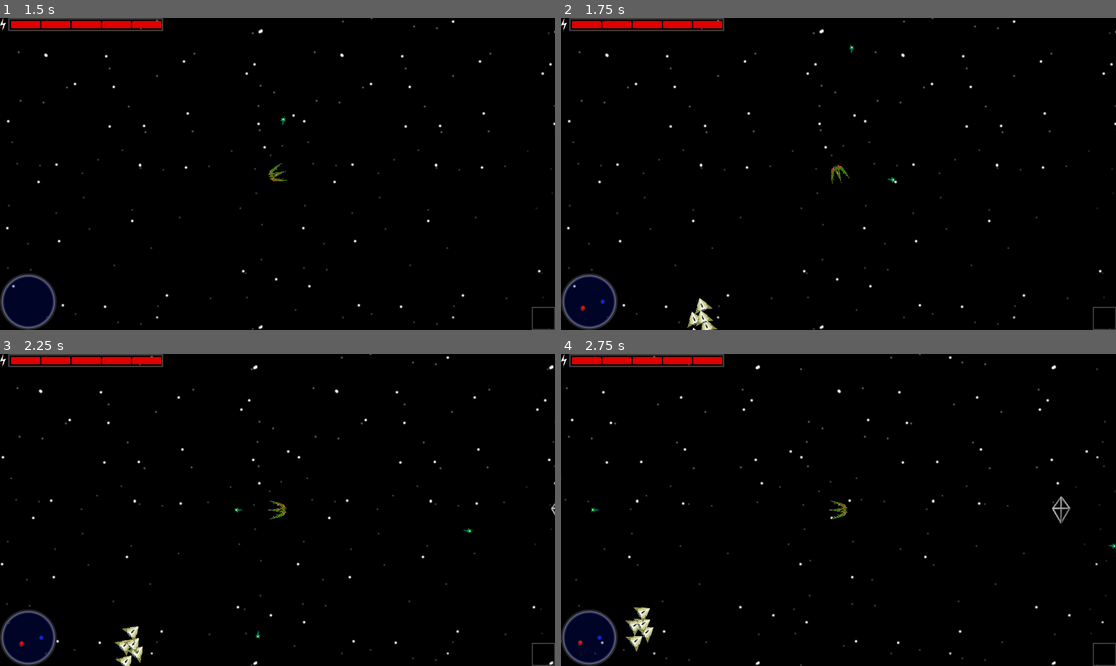
Above: before the commit, frames 1-4 (two rows, left to right).
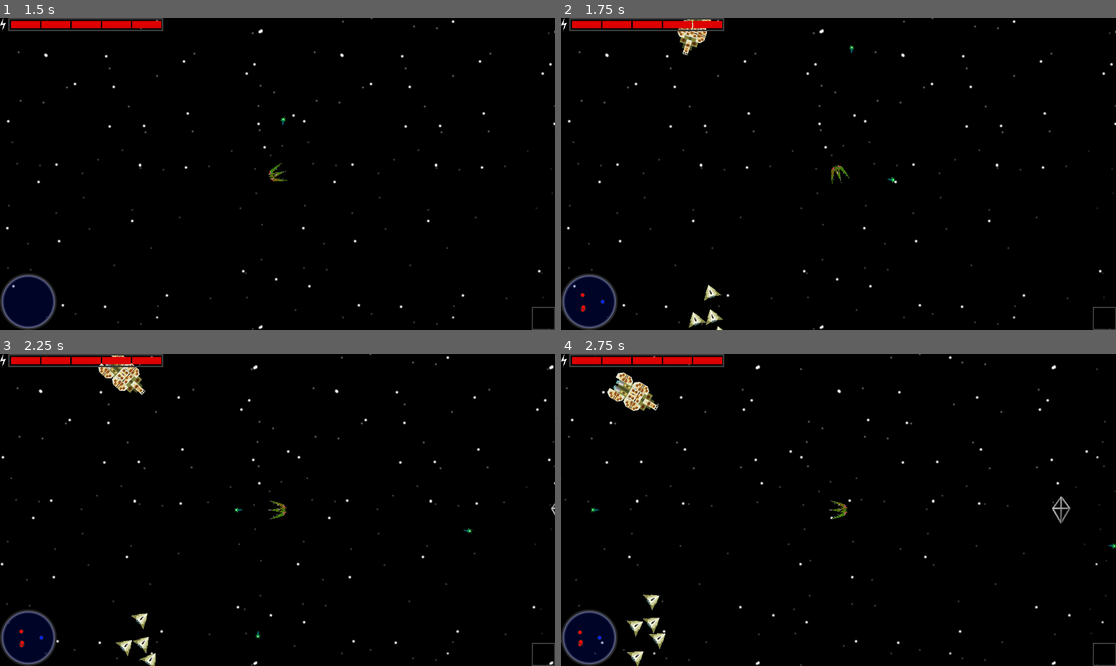
Above: after the commit, the same moments.

Repository: intrepidhero-coder/gameoff2021
Game: Godot game, scene res://scenes/main.tscn
The game is run twice, just before and just after one commit, with the same random seed, the same clock (stepped at 60 frames per second) and the same inputs.
Inputs:
- Up to frame 1 (1.5 s): click "Test Mode" at 0.5 s; tap Enter at 1.25 s; hold Right (right) from 1.28 s (still down); hold Space (action) from 1.28 s (still down)
- Up to frame 2 (1.75 s): keep holding Right (right); keep holding Space (action)
- Up to frame 3 (2.25 s): release Right (right) at 2.03 s; release Space (action) at 2.03 s; hold Down (down) from 2.03 s (still down); tap Space (action) at 2.1 s
- Up to frame 4 (2.75 s): keep holding Down (down)

Frame 1 is identical in both runs. In frame 2, 0.7% of the frame differs, in the area x 3-30%, y 0-100%; in frame 3, 1.1%; in frame 4, 1.3%, in the area x 3-19%, y 5-100%.

Commit message:
Added a separate test mission. New sound efx for LittleDr

Diff:
--- /dev/null
+++ b/missions/testmission.gd
@@ -0,0 +1,72 @@
+const QUEEN = 1
+const PLAYER = 2
+var name = "On Patrol"
+var win =  {
+	"group": "beta",
+	"state": "dead",
+}
+
+var events = [
+	{
+		"after": {"time": 0},
+		"groups": ["neutral"],
+		"kind": "spawn",
+		"scene": "Beacon",
+		"number": 1,
+		"position": Vector2(1000, 0),
+		"action": "player_target",
+		"triggered": false
+	},
+	{
+		"after": {"time": 0},
+		"groups": ["alpha", "baddies"],
+		"kind": "spawn",
+		"scene": "Baddie",
+		"number": 5,
+		"position": Vector2(-500, 500),
+		"triggered": false
+	},
+		{
+		"after": {"time": 0},
+		"groups": ["gamma", "baddies"],
+		"kind": "spawn",
+		"scene": "Dr",
+		"number": 1,
+		"position": Vector2(-500, -500),
+		"triggered": false
+	},
+	{
+		"after": {"group": "Player", "position": Vector2(1000, 0)},
+		"groups": [],
+		"kind": "spawn",
+		"scene": "FlockController",
+		"number": 1,
+		"position": Vector2(1000, 0),
+		"args": {"N":10, "groups": ["green", "allies"]},
+		"triggered": false
+	},
+	{
+		"after": {"group": "alpha", "dead": true},
+		"groups": ["beta", "baddies"],
+		"kind": "spawn",
+		"scene": "Dr",
+		"number": 1,
+		"position": Vector2(0, 0),
+		"triggered": false
+	},
+	{
+		"after": {"group": "beta", "dead": true},
+		"kind": "win",
+		"triggered": false
+	}
+]
+
+# briefing
+var speech = [
+	[QUEEN, "Scout Xyzzy, report on your status."],
+	[PLAYER, "Scout Xyzzy reporting from frontier patrol."],
+	[PLAYER, "Nothing out of the ordinary to report."],
+	[PLAYER, "Wait I'm detecting something..."],
+	[PLAYER, "I'm detecting hostiles inbound."],
+	[QUEEN, "Get to the beacon! We'll send reinforcments."]
+]
--- a/scenes/dr.tscn
+++ b/scenes/dr.tscn
@@ -1,7 +1,7 @@
 [gd_scene load_steps=5 format=2]
 
 [ext_resource path="res://scripts/dr.gd" type="Script" id=1]
-[ext_resource path="res://assets/blast1.mp3" type="AudioStream" id=2]
+[ext_resource path="res://assets/blast5.mp3" type="AudioStream" id=2]
 [ext_resource path="res://assets/bigbad.png" type="Texture" id=3]
 
 [sub_resource type="RectangleShape2D" id=1]
@@ -51,6 +51,10 @@
 [node name="AudioStreamPlayer2D" type="AudioStreamPlayer2D" parent="."]
 stream = ExtResource( 2 )
 
+[node name="SoundEfxStop" type="Timer" parent="."]
+wait_time = 1.25
+
 [connection signal="area_shape_entered" from="." to="." method="_on_Baddie_area_shape_entered"]
 [connection signal="timeout" from="PewPewCoolDown" to="." method="_on_PewPewCoolDown_timeout"]
 [connection signal="timeout" from="DeathTimer" to="." method="_on_DeathTimer_timeout"]
+[connection signal="timeout" from="SoundEfxStop" to="." method="_on_SoundEfxStop_timeout"]
--- a/scripts/dr.gd
+++ b/scripts/dr.gd
@@ -38,6 +38,7 @@
 		return
 	$PewPewCoolDown.start()
 	$AudioStreamPlayer2D.play()
+	$SoundEfxStop.start()
 	var root = get_tree().root
 	var newBullet = get_node("../LittleDr").create_instance()
 	newBullet.collision_layer = 512
@@ -101,10 +102,13 @@
 
 func _on_PewPewCoolDown_timeout():
 	$PewPewCoolDown.stop()
-	$AudioStreamPlayer2D.stop()
-
 
 func _on_Baddie_area_shape_entered(area_id, area, area_shape, local_shape):
 	health -= area.damage
 	if health <= 0:
 		die()
+
+
+func _on_SoundEfxStop_timeout():
+	$SoundEfxStop.stop()
+	$AudioStreamPlayer2D.stop()
--- a/scripts/main.gd
+++ b/scripts/main.gd
@@ -10,7 +10,8 @@
 var chosen_scenario = 0
 var scenario_conditions = [
 	preload("res://missions/training.gd"),
-	preload("res://missions/mission1.gd")
+	preload("res://missions/mission1.gd"),
+	preload("res://missions/testmission.gd")
 ]
 var scenario_elapsed_time = 0
 var scenario = null
@@ -128,7 +129,7 @@
 		var s = get_node(event["scene"]).create_instance()
 		var offset = Vector2(0, 0)
 		if event["number"] > 1:
-			offset = Vector2(randf() * 128 - 64, randf() * 128 - 64)
+			offset = Vector2(randf() * 256 - 128, randf() * 256 - 128)
 		for g in event["groups"]:
 			s.add_to_group(g)
 		s.add_to_group("mission_despawn")
--- a/scripts/main_menu.gd
+++ b/scripts/main_menu.gd
@@ -23,7 +23,7 @@
 	parent.quit()
 
 func _on_Test_Mode_pressed():
-	parent.setup_scenario(1)
+	parent.setup_scenario(-1)
 	parent.start_mission()
 	parent.setup_state(parent.GAME)
 	$"../Player".god_mode = true
Not shown, added: assets/blast5.mp3.import
Not shown, changed: README
Not shown, added: assets/blast5.mp3
